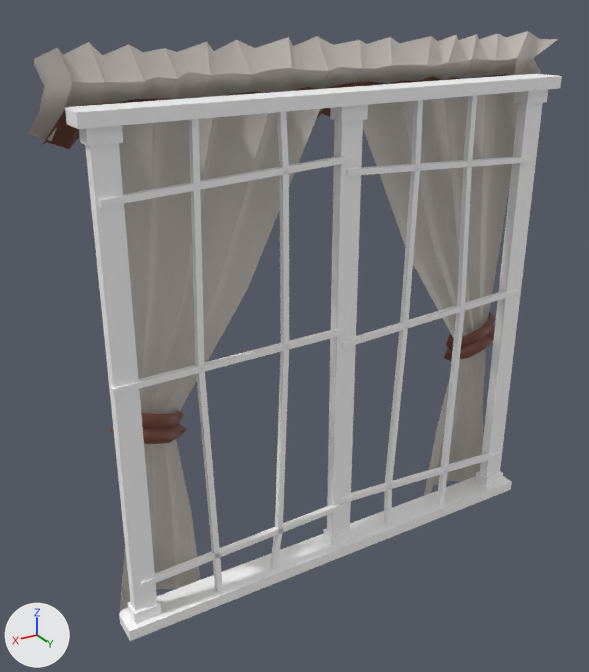
The glTF model Assets/Furniture/window_1_curtain.gltf as it was, and as the next commit left it.
Both versions are drawn from a 50 mm camera at (1.4, 2.03, 1.06) aimed at (0.11, -0.12, -0.02). Lighting does not change. The marker at lower left points along +X, +Y and +Z. Where no turn or scale is listed for an object, it has been applied to the vertices. Vertices at the same position are counted once.

Script lines for the objects in view, before the commit:
```python
ob_cube = bpy.data.objects.new('Cube', me_cube_005)
ob_cube.location = (0.002, 0.007, -0.82)
ob_cube.scale = (0.819, 0.792, 0.792)
ob_cube_001 = bpy.data.objects.new('Cube.001', me_cube_023)
ob_cube_001.location = (-0.001, 0.007, -0.028)
ob_cube_001.scale = (0.792, 0.792, 0.792)
ob_cube_003 = bpy.data.objects.new('Cube.003', me_cube_023)
ob_cube_003.location = (-0.741, 0.007, -0.028)
ob_cube_003.scale = (0.792, 0.792, 0.792)
ob_cube_004 = bpy.data.objects.new('Cube.004', me_cube_023)
ob_cube_004.location = (0.748, 0.007, -0.028)
ob_cube_004.scale = (0.792, 0.792, 0.792)
ob_cube_006 = bpy.data.objects.new('Cube.006', me_cube_025)
ob_cube_006.location = (-0.37, 0.024, 0.007)
ob_cube_011 = bpy.data.objects.new('Cube.011', me_cube_005)
ob_cube_011.location = (0.002, 0.007, 0.764)
ob_cube_011.scale = (0.819, 0.792, 0.792)
ob_cube_013 = bpy.data.objects.new('Cube.013', me_cube_032)
ob_cube_013.location = (0.497, 0.024, -0.02)
ob_cube_017 = bpy.data.objects.new('Cube.017', me_cube_036)
ob_cube_017.location = (0.0, 0.0, 0.0)
ob_plane_002 = bpy.data.objects.new('Plane.002', me_plane_001)
ob_plane_002.location = (0.0, 0.0, 0.0)
# also in view: 'Cube.012' at (0.26, 0.02, -0.03); 'Cube.010' at (0.39, 0.02, 0.57); 'Cube.005' at (-0.37, 0.02, 0.53); 'Cube.015' at (-0.48, 0.02, -0.02); 'Cube.009' at (0.4, 0.02, 0.03)
```
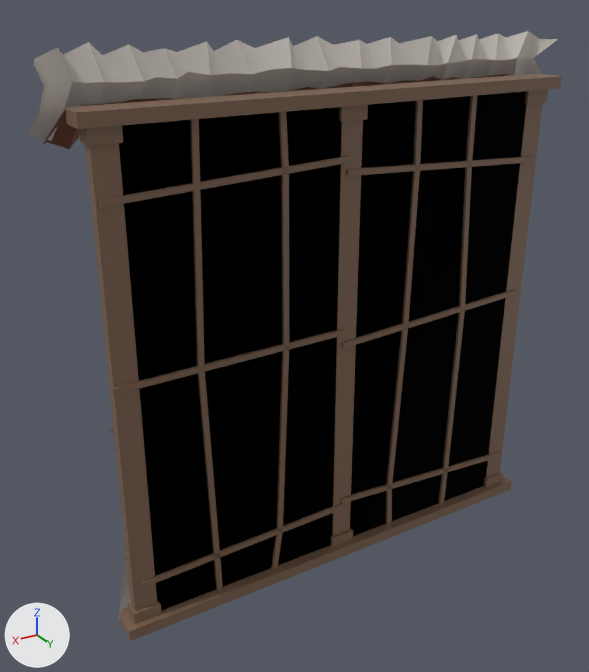
Where the newer file only moved an object's origin or applied its transform, the numbers keep the older frame.

The change, as a list of edits to the scene's bpy script:
```text
Change mat_window:
    where n0 = _N.new('ShaderNodeBsdfPrincipled'); n0.name = 'Principled BSDF'
    remove n0.inputs[0].default_value = (1.0, 1.0, 1.0, 1.0)  # 'Base Color', white #ffffff
    add n2 = _N.new('ShaderNodeVertexColor'); n2.name = 'Color Attribute'
    add _L.new(n2.outputs[0], n0.inputs[0])  # 'Color' to 'Base Color'
Change me_cube_023:
    where me_cube_023.from_pydata(...)  # 24 vertices, 40 faces; spans x -0.06..0.06, y -0.04..0.04, z -1.0..1.0
    used by ob_cube_001; location = (-0.001, 0.007, -0.028); scale = (0.792, 0.792, 0.792)
    me_cube_023 part 1: vertex colours changed
Change me_cube_026:
    where me_cube_026.from_pydata(...)  # 8 vertices, 12 faces; spans x -0.387..0.387, y -0.01..0.01, z -0.034..0.034
    me_cube_026 part 2: vertex colours changed
Change me_cube_027:
    where me_cube_027.from_pydata(...)  # 8 vertices, 12 faces; spans x -0.387..0.387, y -0.01..0.01, z -0.022..0.022
    me_cube_027 part 3: vertex colours changed
Change me_cube_028:
    where me_cube_028.from_pydata(...)  # 8 vertices, 12 faces; spans x -0.387..0.387, y -0.01..0.01, z -0.016..0.016
    me_cube_028 part 4: vertex colours changed
Change me_cube_029:
    where me_cube_029.from_pydata(...)  # 8 vertices, 12 faces; spans x -0.387..0.387, y -0.01..0.01, z -0.028..0.028
    me_cube_029 part 5: vertex colours changed
Change me_cube_031:
    where me_cube_031.from_pydata(...)  # 20 vertices, 36 faces; spans x -0.04..0.03, y -0.01..0.01, z -0.79..0.79
    me_cube_031 part 6: vertex colours changed
Change me_cube_032:
    where me_cube_032.from_pydata(...)  # 642 vertices, 1280 faces; spans x -0.01..0.03, y -0.01..0.01, z -0.79..0.79
    me_cube_032 part 7: vertex colours changed
Change me_cube_033:
    where me_cube_033.from_pydata(...)  # 20 vertices, 36 faces; spans x -0.03..0.03, y -0.01..0.01, z -0.79..0.79
    me_cube_033 part 8: vertex colours changed
Change me_cube_034:
    where me_cube_034.from_pydata(...)  # 20 vertices, 36 faces; spans x -0.03..0.01, y -0.01..0.01, z -0.79..0.79
    me_cube_034 part 9: vertex colours changed
Change me_cube_036:
    where me_cube_036.from_pydata(...)  # 170 vertices, 256 faces; spans x -0.81..0.81, y -0.21..-0.01, z -0.91..0.77
    remove me_cube_036.materials.append(mat_window_001)
    add me_cube_036.materials.append(mat_window)
Change me_plane_001:
    where me_plane_001.from_pydata(...)  # 198 vertices, 256 faces; spans x -0.89..0.91, y -0.22..-0.02, z 0.65..0.93
    remove me_plane_001.materials.append(mat_window_001)
    add me_plane_001.materials.append(mat_window)
Add me_cube_003:
    me_cube_003.from_pydata(...)  # 12 vertices, 20 faces; spans x -1.0..1.0, y -0.07..0.07, z -0.02..0.02
    me_cube_003.materials.append(mat_window)
Add me_cube_002:
    me_cube_002.from_pydata(...)  # 24 vertices, 40 faces; spans x -0.06..0.06, y -0.04..0.04, z -1.0..1.0
    me_cube_002.materials.append(mat_window)
Add me_cube_001:
    me_cube_001 = me_cube_002.copy(); me_cube_001.name = 'Cube.001'
Add me_plane:
    me_plane.from_pydata([(-0.75, 0.0, -0.81), (0.75, 0.0, -0.81), (-0.75, 0.0, 0.75), (0.75, 0.0, 0.75)], [], [(0, 1, 3), (0, 3, 2)])
    me_plane.materials.append(mat_black)  # black #000000
Change ob_cube_003:
    ob_cube_003: bpy.data.objects.new('Cube.003', me_cube_023) -> bpy.data.objects.new('Cube.003', me_cube_001)
Change ob_cube_004:
    ob_cube_004: bpy.data.objects.new('Cube.004', me_cube_023) -> bpy.data.objects.new('Cube.004', me_cube_002)
Change ob_cube_011:
    ob_cube_011: bpy.data.objects.new('Cube.011', me_cube_005) -> bpy.data.objects.new('Cube.011', me_cube_003)
Add ob_plane_004:
    ob_plane_004 = bpy.data.objects.new('Plane.004', me_plane)
    ob_plane_004.location = (0.0, 0.024, 0.0)
```

Boxes [x1, y1, x2, y2] around the edits, measured in the pictures (589 x 672 px):
'Plane.004', added (black)
    after: [119, 91, 526, 611]
'Cube.017', recoloured
    both: [110, 92, 518, 619]
'Plane.002', recoloured
    both: [34, 35, 542, 139]
'Cube.004', recoloured
    both: [79, 125, 162, 624]
'Cube.001', recoloured
    both: [323, 105, 368, 547]
'Cube', recoloured
    both: [119, 476, 512, 641]
'Cube.011', recoloured
    both: [65, 74, 562, 129]
'Cube.003', recoloured
    both: [476, 89, 548, 487]
'Cube.013', recoloured
    both: [189, 119, 223, 591]
'Cube.012', recoloured
    both: [270, 112, 289, 570]
'Cube.014', recoloured
    both: [384, 100, 423, 525]
'Cube.015', recoloured
    both: [437, 95, 477, 505]
'Cube.010', recoloured
    both: [99, 155, 352, 208]
'Cube.009', recoloured
    both: [110, 329, 344, 395]
'Cube.008', recoloured
    both: [141, 503, 347, 588]
'Cube.006', recoloured
    both: [342, 289, 518, 348]
'Cube.005', recoloured
    both: [346, 156, 534, 176]
'Cube.007', recoloured
    both: [340, 451, 502, 504]
